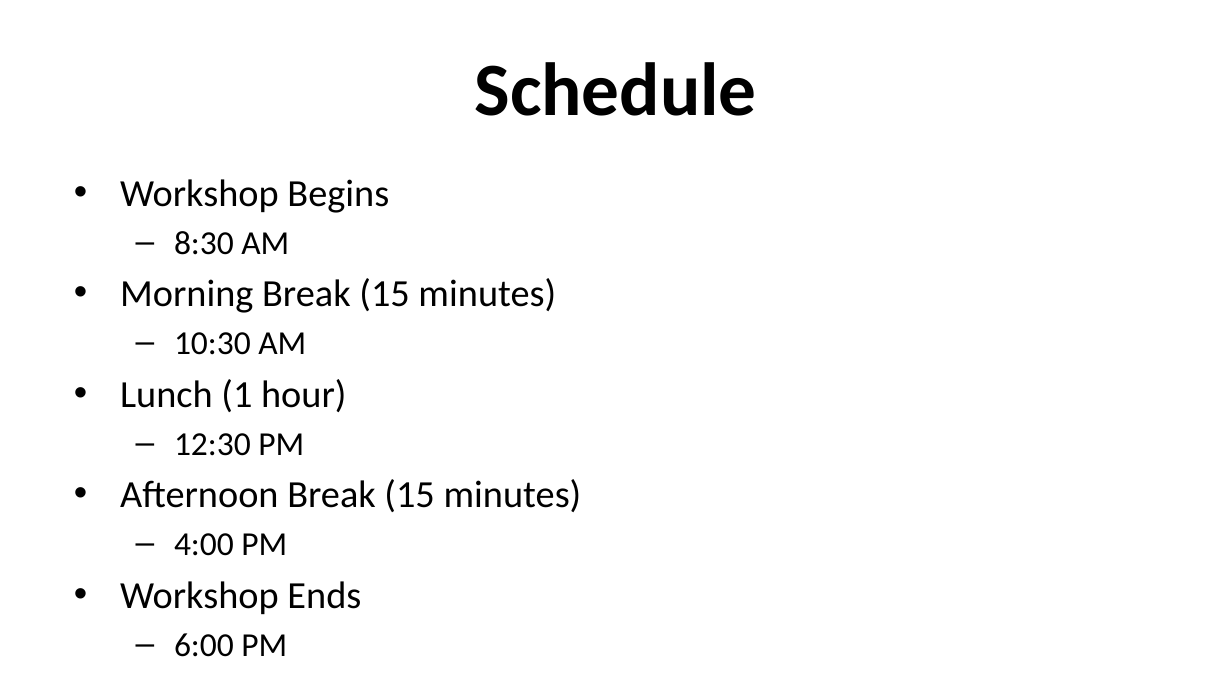
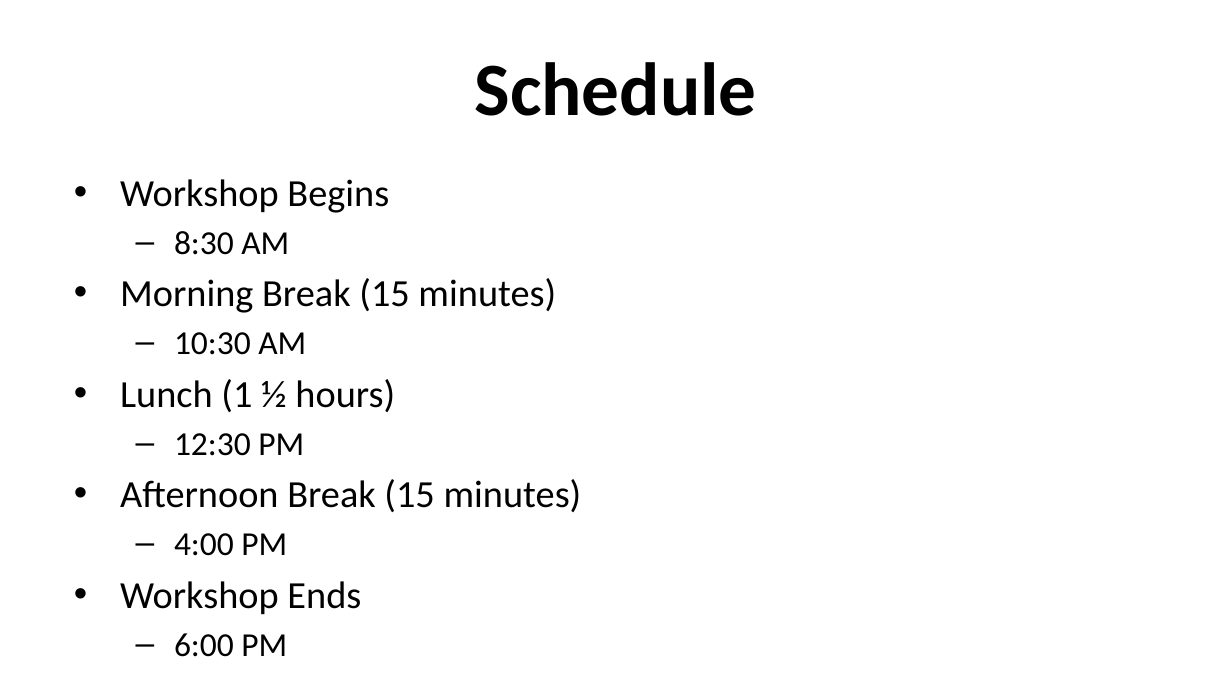
Before and after one commit to lennilobel/sql2022-workshop-hol, a slide deck: slide 4 of Hands-on Lab - SQL Server 2022 for Developers.pptx (slide 5 before the commit). Drawn at 1232x693 pixels with LibreOffice and Linux fonts; fonts in the diff are those of the drawing; background and template pictures are left out. Boxes give left, top, right and bottom in pixels: in the first picture for what was removed or moved away, otherwise in the second. Text is boxed around its words. In the diff, an @@ line names an element or a change of style, - is before the commit and + after.

```diff
--- a/Hands-on Lab - SQL Server 2022 for Developers.pptx
+++ b/Hands-on Lab - SQL Server 2022 for Developers.pptx
@@ text at box(120, 379, 395, 412): text changed @@
-• Lunch (1 hour)
+• Lunch (1 ½ hours)
```
Also in this commit, not shown: 1 other slide changed, 7 other files.
